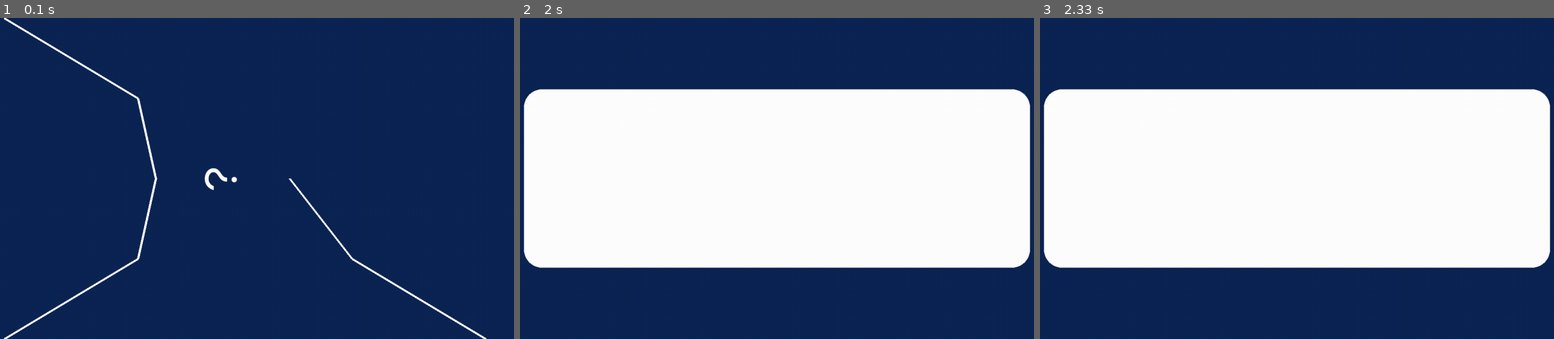
Above: before the commit, frames 1-3 (left to right).
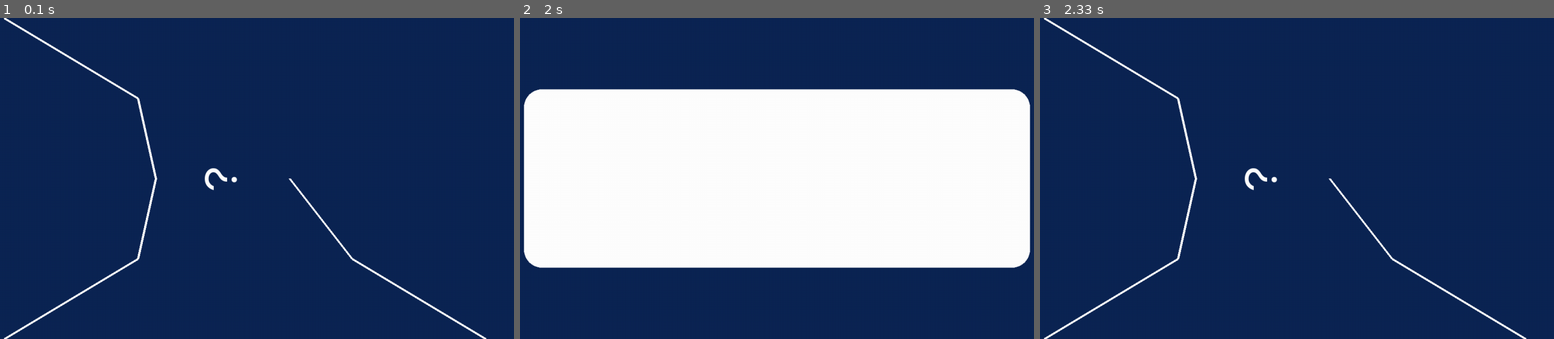
Above: after the commit, the same moments.

Repository: basbaccarne/comon_expo
Game: pygame game, started from tests/vote and switch.py
Two runs of this game, one before a commit and one after it. Both use one fixed random seed, a clock stepped at 60 frames per second and the inputs below.
Inputs:
- Up to frame 1 (0.1 s): no input
- Up to frame 2 (2 s): tap Space at 0.33, 0.67, 1.1 s
- Up to frame 3 (2.33 s): no input

Frames 1-2 are identical in both runs. In frame 3, 55% of the frame differs, in the area x 0-100%, y 0-100%.

Commit message:
Enhance response handling with animation and dynamic line drawing

Diff:
--- a/tests/vote and switch.py
+++ b/tests/vote and switch.py
@@ -50,6 +50,7 @@
 # GLOBAL VARIABLES
 state = "question"
 old_state = state
+timer = 0
 
 # FUNCTIONS
 def load_votes():
@@ -66,10 +67,10 @@
     with open(VOTE_FILE, 'w') as file:
         json.dump(votes, file)
 
-def drawLine(point1, point2, point3):
+def drawLine(point1, point2, point3, color):
     """draw a line between 3 points"""
-    pygame.draw.line(screen, WHITE, point1, point2, 5)
-    pygame.draw.line(screen, WHITE, point2, point3, 5)
+    pygame.draw.line(screen, color, point1, point2, 5)
+    pygame.draw.line(screen, color, point2, point3, 5)
 
 
 
@@ -86,6 +87,12 @@
     screen.blit(rotated_line1, line1_rect)
     screen.blit(rotated_line2, line2_rect)
 
+    drawLine((100,0),(400,SCREEN_HEIGHT//4),(SCREEN_WIDTH//2-200,SCREEN_HEIGHT//2), WHITE)
+    drawLine((100,SCREEN_HEIGHT),(400,SCREEN_HEIGHT-SCREEN_HEIGHT//4),(SCREEN_WIDTH//2-200,SCREEN_HEIGHT//2),WHITE)
+    drawLine((SCREEN_WIDTH-100,SCREEN_HEIGHT),(SCREEN_WIDTH-400,SCREEN_HEIGHT-SCREEN_HEIGHT//4),(SCREEN_WIDTH//2+100,SCREEN_HEIGHT//2), WHITE)
+
+    pygame.display.flip()
+
 def responseScreen():
     """Display the response screen"""
     screen.fill(BG_COLOR)
@@ -104,6 +111,18 @@
     pygame.draw.rect(screen, WHITE, rect_noopinion, border_radius=40)
     pygame.display.flip()
 
+def response_animation(button):
+    """Animate the response screen"""
+    if button == 1:
+        drawLine((100,0),(400,SCREEN_HEIGHT//4),(SCREEN_WIDTH//2-200,SCREEN_HEIGHT//2), LINE_COLOR)
+        pygame.display.update()
+    if button == 2:
+        drawLine((100,SCREEN_HEIGHT),(400,SCREEN_HEIGHT-SCREEN_HEIGHT//4),(SCREEN_WIDTH//2-200,SCREEN_HEIGHT//2), LINE_COLOR)
+        pygame.display.update()
+    if button == 3:
+        drawLine((SCREEN_WIDTH-100,SCREEN_HEIGHT),(SCREEN_WIDTH-400,SCREEN_HEIGHT-SCREEN_HEIGHT//4),(SCREEN_WIDTH//2+100,SCREEN_HEIGHT//2), LINE_COLOR)
+        pygame.display.update()
+
 
 # PRELOADING
 
@@ -113,11 +132,6 @@
 
 # Preload first screen
 mainQuestion()
-drawLine((100,0),(400,SCREEN_HEIGHT//4),(SCREEN_WIDTH//2-200,SCREEN_HEIGHT//2))
-drawLine((100,SCREEN_HEIGHT),(400,SCREEN_HEIGHT-SCREEN_HEIGHT//4),(SCREEN_WIDTH//2-200,SCREEN_HEIGHT//2))
-drawLine((SCREEN_WIDTH-100,SCREEN_HEIGHT),(SCREEN_WIDTH-400,SCREEN_HEIGHT-SCREEN_HEIGHT//4),(SCREEN_WIDTH//2+100,SCREEN_HEIGHT//2))
-
-pygame.display.flip()
 
 # MAIN GAME LOOP
 
@@ -136,59 +150,70 @@
             print(f"State: {state}")
             if state == "question":
                 mainQuestion()
-                drawLine((100,0),(400,SCREEN_HEIGHT//4),(SCREEN_WIDTH//2-200,SCREEN_HEIGHT//2))
-                drawLine((100,SCREEN_HEIGHT),(400,SCREEN_HEIGHT-SCREEN_HEIGHT//4),(SCREEN_WIDTH//2-200,SCREEN_HEIGHT//2))
-                drawLine((SCREEN_WIDTH-100,SCREEN_HEIGHT),(SCREEN_WIDTH-400,SCREEN_HEIGHT-SCREEN_HEIGHT//4),(SCREEN_WIDTH//2+100,SCREEN_HEIGHT//2))
-
-                pygame.display.flip()
-
             elif state == "response":
                 responseScreen()
 
     # STATE SWICHER (button version)
+
+    # STATE QUESTION
     # listen to the buttons when the systel is in the question state
     if state == "question":
         if button1.is_pressed:
             # count votes
             votes["button1"] += 1
+            pressed = 1
             print("Button 1 pressed.")
             print("Total votes: [1] ", votes["button1"], " || [2] ", votes["button2"], " || [3] ", votes["button3"])
             save_votes(votes)
 
             # change state
-            state = "response"
-
-            # debounce
-            sleep(0.0)
+            timer = pygame.time.get_ticks() / 1000
+            state = "response_animation"
+            print(f"State: {state}")
 
         if button2.is_pressed:
             # count votes
             votes["button2"] += 1
+            pressed = 2
             print("Button 2 pressed.")
             print("Total votes: [1] ", votes["button1"], " || [2] ", votes["button2"], " || [3] ", votes["button3"])
             save_votes(votes)
 
             # change state
-            state = "response"
-
-            # debounce
-            sleep(0.0)
+            timer = pygame.time.get_ticks() / 1000
+            state = "response_animation"
+            print(f"State: {state}")
 
         if button3.is_pressed:
             # count votes
             votes["button3"] += 1
+            pressed = 3
             print("Button 3 pressed.")
             print("Total votes: [1] ", votes["button1"], " || [2] ", votes["button2"], " || [3] ", votes["button3"])
             save_votes(votes)
 
             # change state
+            timer = pygame.time.get_ticks() / 1000
+            state = "response_animation"
+            print(f"State: {state}")
+
+    # STATE RESPONSE ANIMATION
+    if state == "response_animation":
+        response_animation(pressed)
+
+        if pygame.time.get_ticks() / 1000 - timer > 2:
             state = "response"
-
-            # debounce
-            sleep(0.0)
-
-        if state == "response":
+            print(f"State: {state}")
+            timer = pygame.time.get_ticks() / 1000
             responseScreen()
+
+    # STATE RESPONSE SCREEN
+    if state == "response":
+        if pygame.time.get_ticks() / 1000 - timer > 2:
+            state = "question"
+            print(f"State: {state}")
+            timer = pygame.time.get_ticks()
+            mainQuestion()
 
 
     # Limit the frame rate
